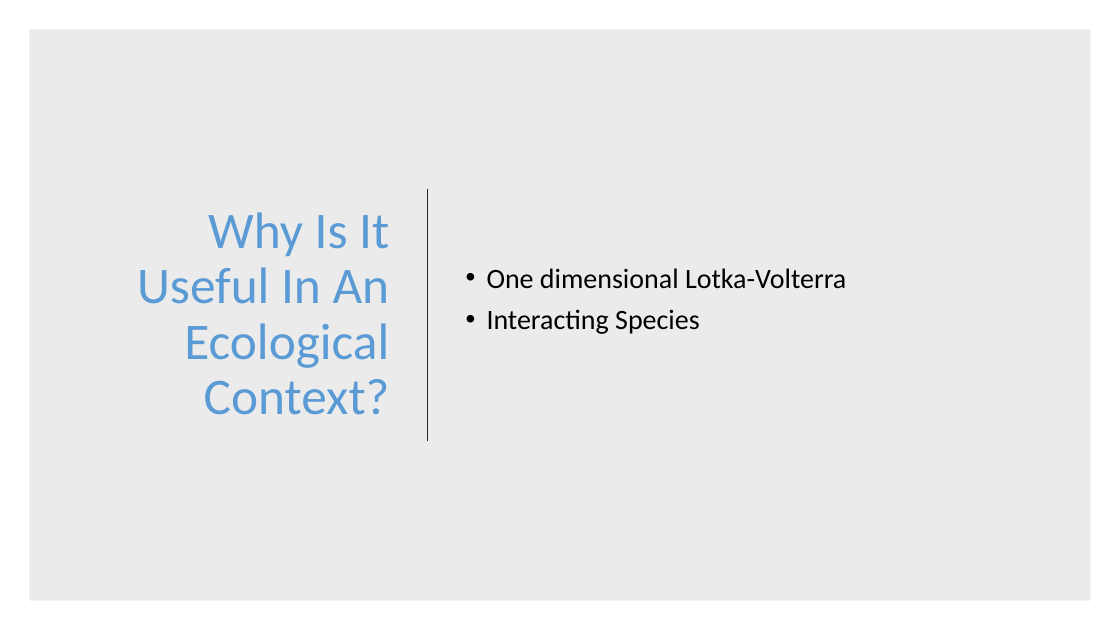
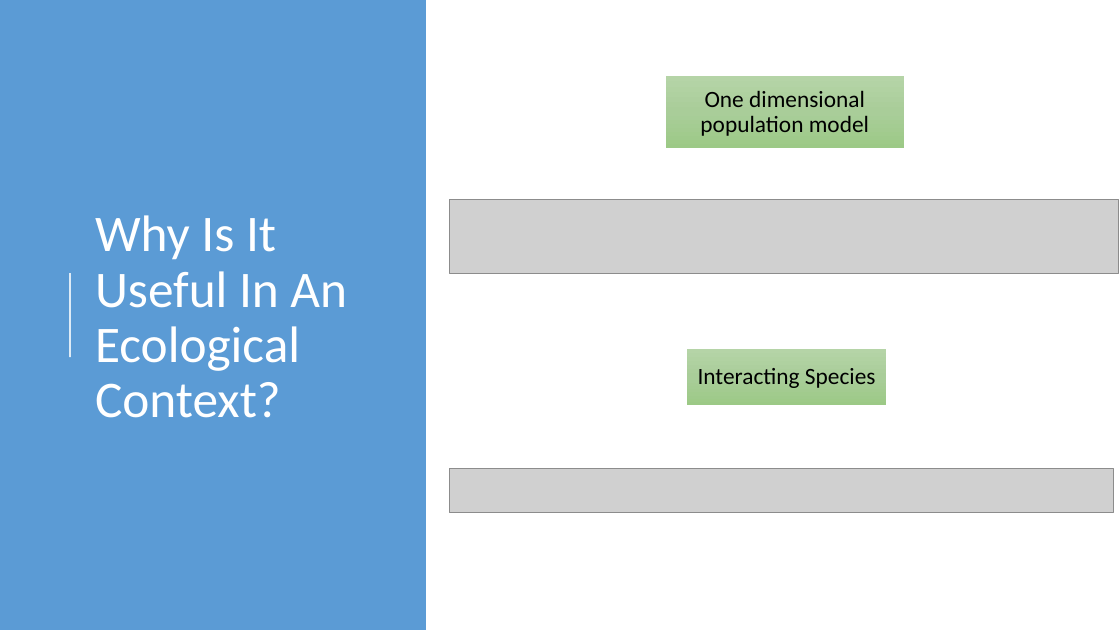
Before and after one commit to ndorilas2014/RMTProject, a slide deck: slide 6 of Presentation(RMT).pptx. Drawn at 1120x630 pixels with LibreOffice and Linux fonts; fonts in the diff are those of the drawing; grey boxes stand for pictures. Boxes give left, top, right and bottom in pixels: in the first picture for what was removed or moved away, otherwise in the second. Text is boxed around its words. In the diff, an @@ line names an element or a change of style, - is before the commit and + after.

```diff
--- a/Presentation(RMT).pptx
+++ b/Presentation(RMT).pptx
@@ rectangle added at <box>0,0,426,630</box>, fill #5B9BD5 @@
@@ rectangle removed at <box>29,29,1091,601</box> @@
@@ title "Why Is It Useful In ...": place and size @@
-title "Why Is It Useful In ..." at <box>137,212,390,415</box>
+title "Why Is It Useful In ..." at <box>95,215,347,418</box>
@@ title "Why Is It Useful In ..." at <box>95,215,347,418</box>: text colour #5B9BD5 to #FFFFFF; alignment right to left @@
@@ line removed from (428, 189) to (428, 441) @@
@@ picture added at <box>450,199,1119,273</box> @@
@@ text removed at <box>487,268,846,334</box> @@
-• One dimensional Lotka-Volterra
-• Interacting Species
@@ line added from (70, 357) to (70, 273), #FFFFFF 1.5 pt @@
@@ group added at <box>665,76,904,405</box>: 2 rectangles, 2 texts @@
+One dimensional population model
+Interacting Species
@@ picture added at <box>450,468,1114,513</box> @@
```
Also in this commit, not shown: 5 other slides changed, 13 slides added, 2 slides removed, 17 other files.
